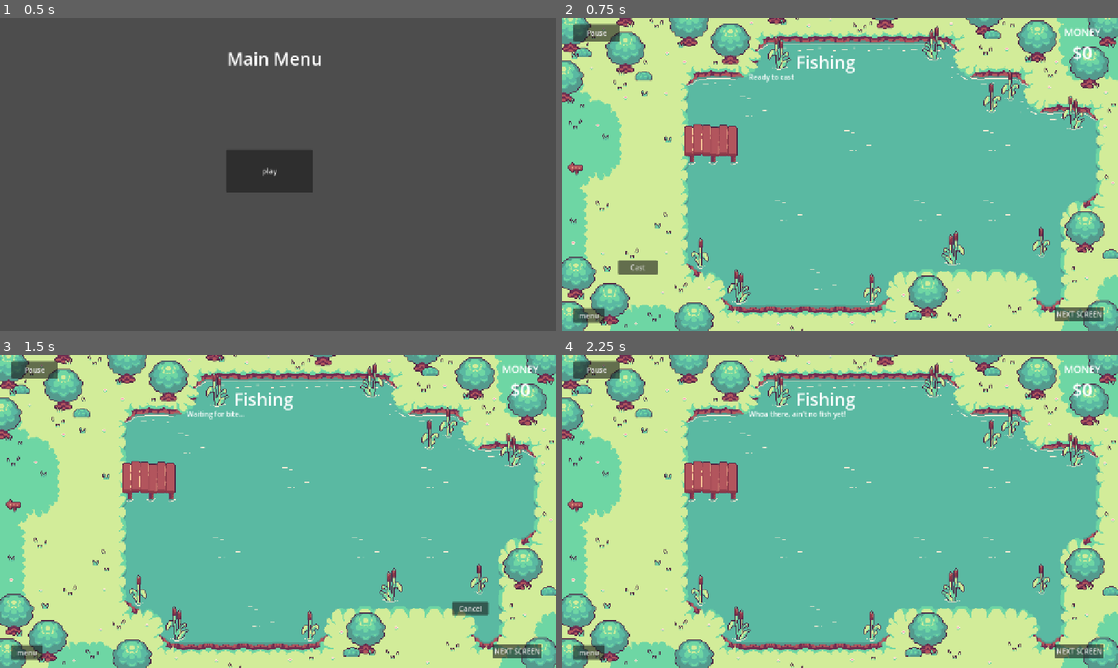
Above: before the commit, frames 1-4 (two rows, left to right).
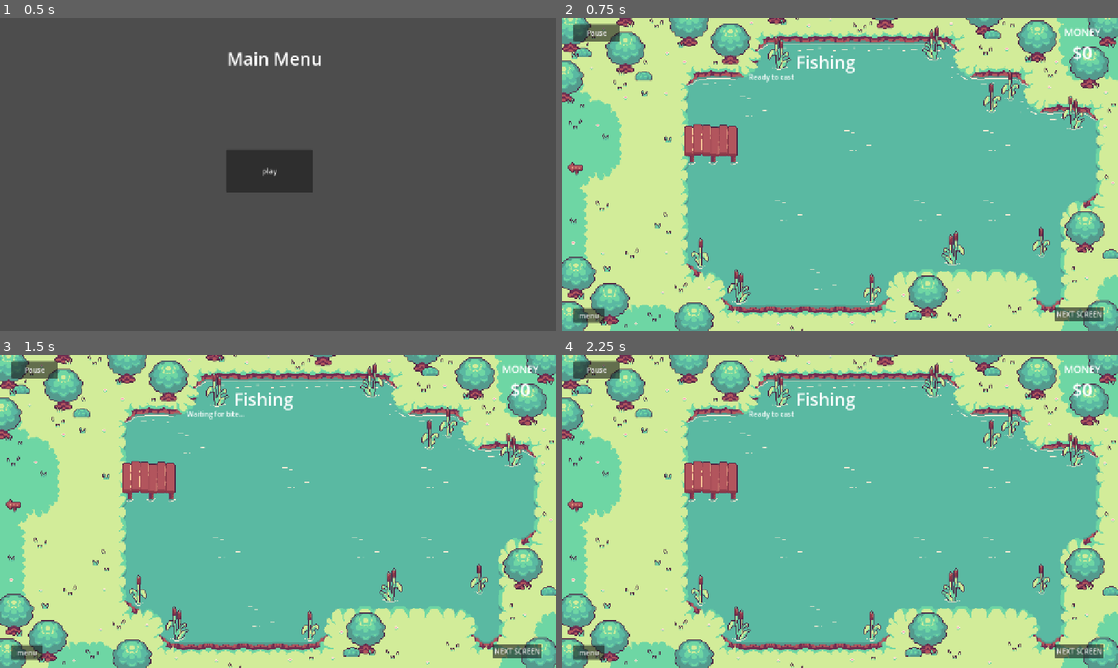
Above: after the commit, the same moments.

Repository: V-Mirea/comfy-summer-fishing-game
Game: Godot game, scene res://assets/game/game.tscn
Two runs of this game, one before a commit and one after it. Both use one fixed random seed, a clock stepped at 60 frames per second and the inputs below. The engine's default icon, where the game draws it, is replaced by a stand-in: a white triangle on a blue panel in a dark square.
Inputs (mouse positions are in pixels of both pictures, inside the frame that each line leads up to):
- Up to frame 1 (0.5 s): no input
- Up to frame 2 (0.75 s): click "play" at 0.5 s
- Up to frame 3 (1.5 s): click (77, 605) at 1.25 s, where only the run before the commit has a clickable "Cast"
- Up to frame 4 (2.25 s): click (1034, 608) at 2 s, where only the run before the commit has a clickable "Cancel"

Frame 1 is identical in both runs. In frame 2, 0.3% of the frame differs, in the area x 10-18%, y 77-82%; in frame 3, 0.3%; in frame 4, 0.2%.

Commit message:
removed hard buttons for casting/canceling and let the player just using the hook set action

Diff:
--- a/assets/game/fishing_scene/bubble_manager/bubble/bubble.gd
+++ b/assets/game/fishing_scene/bubble_manager/bubble/bubble.gd
@@ -7,7 +7,7 @@
 
 @export var timing_ring: Sprite2D
 @export var bubble_sprite: AnimatedSprite2D
-@export var bubble_scale: float = 2.0
+@export var bubble_scale: float = 3.0
 
 @export_group("Zone Colors")
 @export var color_bad: Color = Color(0.853, 0.82, 0.792, 1.0)
@@ -30,7 +30,7 @@
 func _ready() -> void:
 	timing_ring.scale = Vector2.ONE * RING_START_SCALE
 	bubble_sprite.scale = Vector2.ONE * bubble_scale
-	$Area2D/CollisionShape2D.shape.radius = 22.0 * bubble_scale
+	$Area2D/CollisionShape2D.shape.radius = 15.0 * bubble_scale
 	bubble_sprite.play("idle")
 
 func _process(delta: float) -> void:
--- a/assets/game/fishing_scene/fishing_manager.gd
+++ b/assets/game/fishing_scene/fishing_manager.gd
@@ -2,7 +2,7 @@
 
 signal transition_requested(state: Global.State)
 
-enum State { IDLE, WAITING_FOR_BITE, MISSED_BITE, EARLY_BITE, CONFIRM_BITE, MINIGAME, RESOLVED }
+enum State { IDLE, WAITING_FOR_BITE, MISSED_BITE, CONFIRM_BITE, MINIGAME, RESOLVED }
 var state: State = State.IDLE
 var time_since_last_roll: float = 0.0
 var time_since_bite: float = 0.0
@@ -15,8 +15,6 @@
 
 @export var status_label: Label
 @export var money_label: Label
-@export var cast_button: Button
-@export var cancel_button: Button
 @export var pause_button: Button
 @export var bubble_manager: BubbleManager
 
@@ -24,12 +22,11 @@
 func _ready():
 	var valid_transitions = {
 		State.IDLE: [State.WAITING_FOR_BITE],
-		State.WAITING_FOR_BITE: [State.IDLE, State.CONFIRM_BITE, State.EARLY_BITE],
+		State.WAITING_FOR_BITE: [State.IDLE, State.CONFIRM_BITE],
 		State.MISSED_BITE: [State.IDLE],
-		State.EARLY_BITE: [State.IDLE],
 		State.CONFIRM_BITE: [State.MINIGAME, State.WAITING_FOR_BITE, State.MISSED_BITE, State.IDLE],
 		State.MINIGAME: [State.RESOLVED],
-		State.RESOLVED: [State.IDLE] #maybe go back to waiting for bite automatically?
+		State.RESOLVED: [State.IDLE]
 	}
 	state_machine = StateMachine.new(valid_transitions)
 	state_machine.state_changed.connect(_on_state_changed)
@@ -48,6 +45,9 @@
 # Called every frame. 'delta' is the elapsed time since the previous frame.
 func _process(delta):
 	match state_machine.current_state:
+		State.IDLE:
+			if Input.is_action_just_pressed("set_hook"):
+				state_machine.change_state(State.WAITING_FOR_BITE)
 		State.WAITING_FOR_BITE:
 			_process_waiting_for_bite(delta)
 		State.CONFIRM_BITE:
@@ -57,7 +57,7 @@
 func _process_waiting_for_bite(delta: float) -> void:
 	time_since_last_roll += delta
 	if Input.is_action_just_pressed("set_hook"):
-		state_machine.change_state(State.EARLY_BITE)
+		state_machine.change_state(State.IDLE)
 		return
 	if time_since_last_roll >= ROLL_INTERVAL:
 		time_since_last_roll = 0.0
@@ -94,10 +94,6 @@
 			await get_tree().create_timer(2.0).timeout
 			if state_machine.current_state == State.MISSED_BITE:
 				state_machine.change_state(State.IDLE)
-		State.EARLY_BITE:
-			await get_tree().create_timer(2.0).timeout
-			if state_machine.current_state == State.EARLY_BITE:
-				state_machine.change_state(State.IDLE)
 		State.CONFIRM_BITE:
 			time_since_bite = 0
 		State.MINIGAME:
@@ -109,9 +105,6 @@
 
 func _update_ui(state: State, context: Dictionary):
 	status_label.text = _get_status_text_for_state(state, context)
-	#update score..? probably not here, after catch is complete
-	cast_button.visible = state == State.IDLE
-	cancel_button.visible = state in [State.WAITING_FOR_BITE, State.CONFIRM_BITE]
 
 func _get_status_text_for_state(state: State, context: Dictionary) -> String:
 	match state:
@@ -121,8 +114,6 @@
 			return "Waiting for bite..."
 		State.MISSED_BITE:
 			return "Darn it, too slow!"
-		State.EARLY_BITE:
-			return "Whoa there, ain't no fish yet!"
 		State.CONFIRM_BITE:
 			return "There's a bite! Press SPACE to set the hook!"
 		State.MINIGAME:
@@ -145,9 +136,3 @@
 
 func _on_pause_button_pressed() -> void:
 	PauseMenu.toggle()
-
-func _on_cancel_button_pressed() -> void:
-	state_machine.change_state(State.IDLE)
-
-func _on_cast_button_pressed() -> void:
-	state_machine.change_state(State.WAITING_FOR_BITE)
--- a/assets/game/fishing_scene/fishing_scene.tscn
+++ b/assets/game/fishing_scene/fishing_scene.tscn
@@ -8,11 +8,9 @@
 [sub_resource type="LabelSettings" id="LabelSettings_ptjo3"]
 font_size = 40
 
-[node name="FishingScene" type="Node2D" unique_id=1042002354 node_paths=PackedStringArray("status_label", "cast_button", "cancel_button", "pause_button", "bubble_manager")]
+[node name="FishingScene" type="Node2D" unique_id=1042002354 node_paths=PackedStringArray("status_label", "pause_button", "bubble_manager")]
 script = ExtResource("1_ptjo3")
 status_label = NodePath("Container/StatusLabel")
-cast_button = NodePath("Container/CastButton")
-cancel_button = NodePath("Container/CancelButton")
 pause_button = NodePath("")
 bubble_manager = NodePath("BubbleManager")
 
@@ -53,22 +51,6 @@
 horizontal_alignment = 1
 vertical_alignment = 1
 
-[node name="CastButton" type="Button" parent="Container" unique_id=1818471005]
-layout_mode = 0
-offset_left = -99.0
-offset_top = 374.0
-offset_right = -8.0
-offset_bottom = 406.0
-text = "Cast"
-
-[node name="CancelButton" type="Button" parent="Container" unique_id=396984058]
-layout_mode = 0
-offset_left = 813.0
-offset_top = 384.0
-offset_right = 897.0
-offset_bottom = 415.0
-text = "Cancel"
-
 [node name="ScoreLabel" type="Label" parent="Container" unique_id=1350937200]
 layout_mode = 0
 offset_left = 723.0
@@ -105,5 +87,3 @@
 
 [connection signal="pressed" from="Container/MenuButton" to="." method="_on_button_menu_pressed"]
 [connection signal="pressed" from="Container/SellButton" to="." method="_on_button_sell_pressed"]
-[connection signal="pressed" from="Container/CastButton" to="." method="_on_cast_button_pressed"]
-[connection signal="pressed" from="Container/CancelButton" to="." method="_on_cancel_button_pressed"]
